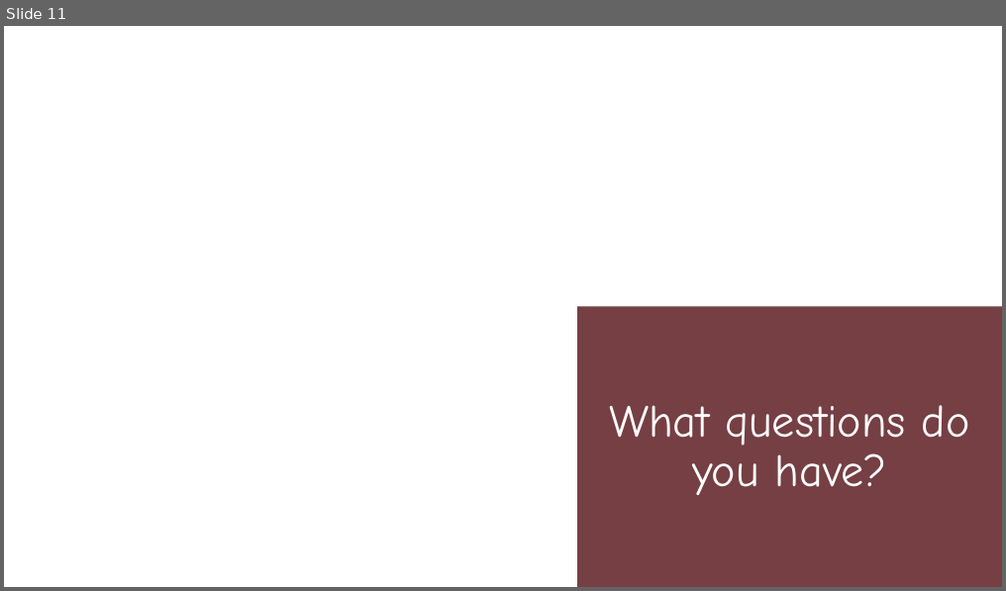
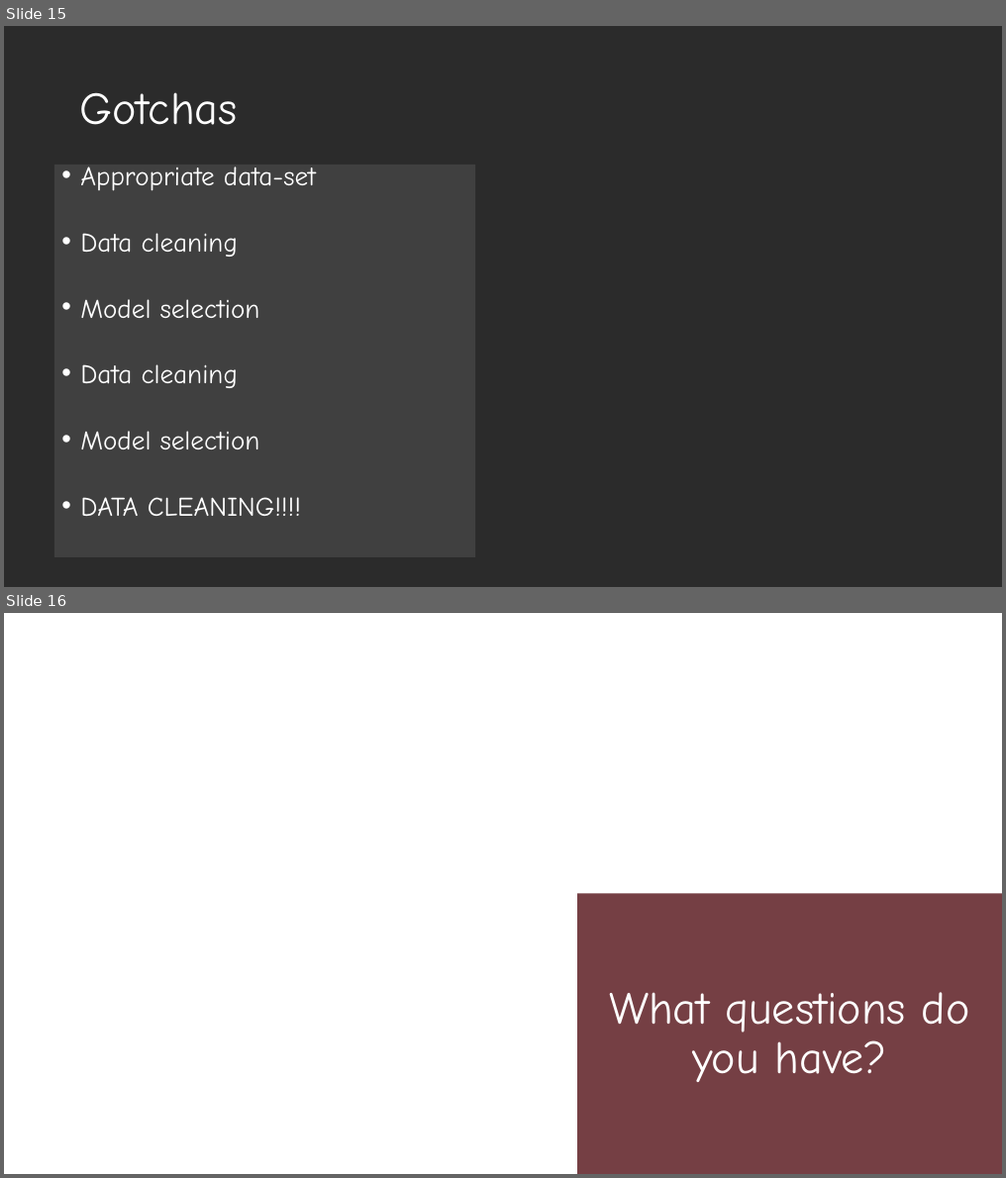
Before and after one commit to JordanWhite21/TheBluePowerShells, a slide deck: Final Project_MarioKart.pptx. Shown one above the other, each under a label of ours: slide 11 before the commit, slides 15 and 16 after it. The pictures are 1006x591 and 1006x1178 pixels, drawn with LibreOffice and Linux fonts; fonts in the diff are those of the drawing; background and template pictures are left out; a plain dark background stands for a picture behind light text. Boxes give left, top, right and bottom in pixels: in the first picture for what was removed or moved away, otherwise in the second. Text is boxed around its words. In the diff, an @@ line names an element or a change of style, - is before the commit and + after.

Commit message:
added data model csv, updated ppt, and confusion matrix code

```diff
--- a/Final Project_MarioKart.pptx
+++ b/Final Project_MarioKart.pptx
@@ slide 15 added at box(4, 26, 1002, 587), background picture (left out) @@
@@ title added at box(80, 92, 238, 125), 44 pt, text #FFFFFF @@
+Gotchas
@@ text added at box(54, 165, 475, 558), fill #404040, 25.9 pt, text #FFFFFF @@
+• Appropriate data-set
+• Data cleaning
+• Model selection
+• Data cleaning
+• Model selection
+• DATA CLEANING!!!!
@@ what was slide 11 is now slide 16 @@
```
Also in this commit, not shown: 2 slides changed, 9 other slides added, 5 slides removed, 2 other files.
